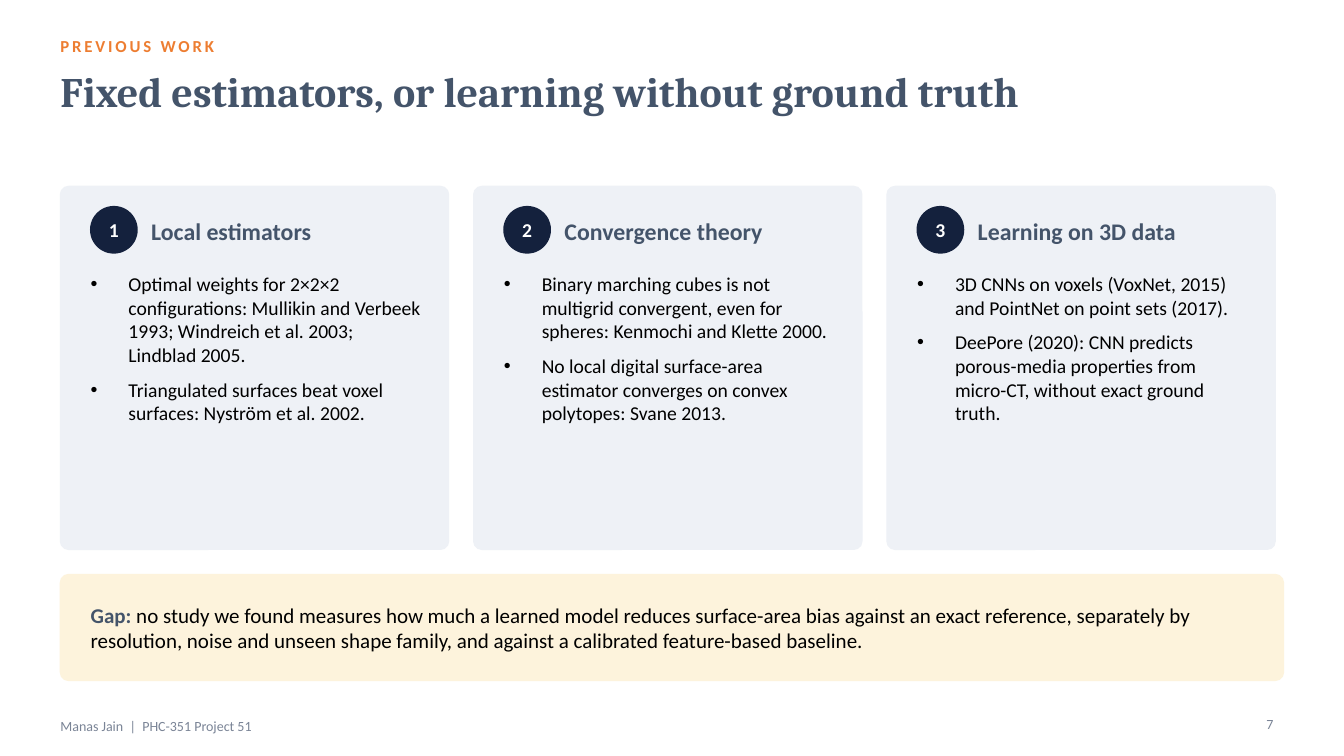
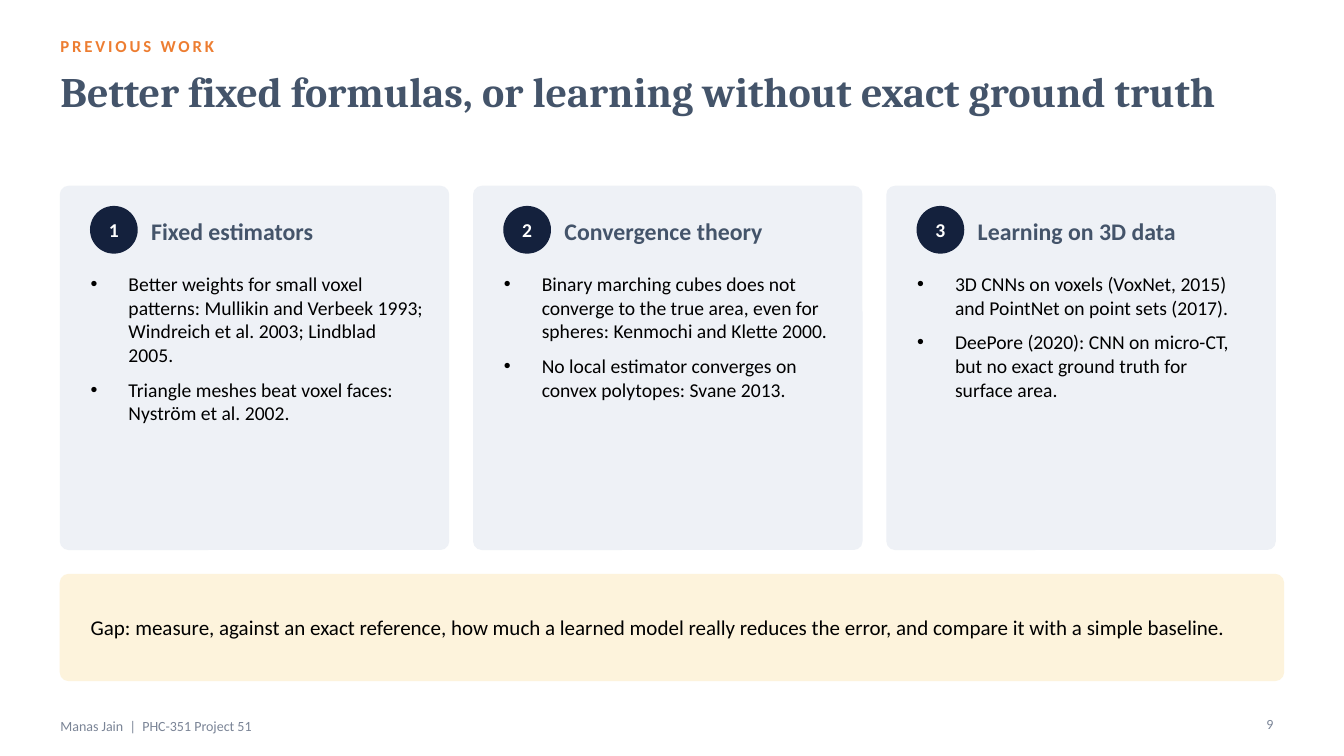
Before and after one commit to manasj756/AI-Based-3D-Surface-Area-Estimation, a slide deck: slide 9 of slides/Project51_ManasJain.pptx (slide 7 before the commit). Drawn at 1344x756 pixels with LibreOffice and Linux fonts; fonts in the diff are those of the drawing. Boxes give left, top, right and bottom in pixels: in the first picture for what was removed or moved away, otherwise in the second. Text is boxed around its words. In the diff, an @@ line names an element or a change of style, - is before the commit and + after.

```diff
--- a/slides/Project51_ManasJain.pptx
+++ b/slides/Project51_ManasJain.pptx
@@ title at (x1=60, y1=77, x2=1215, y2=116): text changed @@
-Fixed estimators, or learning without ground truth
+Better fixed formulas, or learning without exact ground truth
@@ text at (x1=151, y1=223, x2=313, y2=240): text changed @@
-Local estimators
+Fixed estimators
@@ text at (x1=128, y1=277, x2=423, y2=423): text changed @@
-• Optimal weights for 2×2×2 configurations: Mullikin and Verbeek 1993; Windreich et al. 2003; Lindblad 2005.
-• Triangulated surfaces beat voxel surfaces: Nyström et al. 2002.
+• Better weights for small voxel patterns: Mullikin and Verbeek 1993; Windreich et al. 2003; Lindblad 2005.
+• Triangle meshes beat voxel faces: Nyström et al. 2002.
@@ text at (x1=542, y1=277, x2=827, y2=400): text changed @@
-• Binary marching cubes is not multigrid convergent, even for spheres: Kenmochi and Klette 2000.
-• No local digital surface-area estimator converges on convex polytopes: Svane 2013.
+• Binary marching cubes does not converge to the true area, even for spheres: Kenmochi and Klette 2000.
+• No local estimator converges on convex polytopes: Svane 2013.
@@ text at (x1=955, y1=335, x2=1228, y2=397): text changed @@
-• DeePore (2020): CNN predicts porous-media properties from micro-CT, without exact ground truth.
+• DeePore (2020): CNN on micro-CT, but no exact ground truth for surface area.
@@ text at (x1=91, y1=620, x2=1224, y2=639): text changed @@
-Gap: no study we found measures how much a learned model reduces surface-area bias against an exact reference, separately by resolution, noise and unseen shape family, and against a calibrated feature-based baseline.
+Gap: measure, against an exact reference, how much a learned model really reduces the error, and compare it with a simple baseline.
@@ page number at (x1=1266, y1=720, x2=1273, y2=729): text changed @@
-7
+9
```
Also in this commit, not shown: 12 other slides changed, 7 slides added, 3 slides removed, 14 other files.
